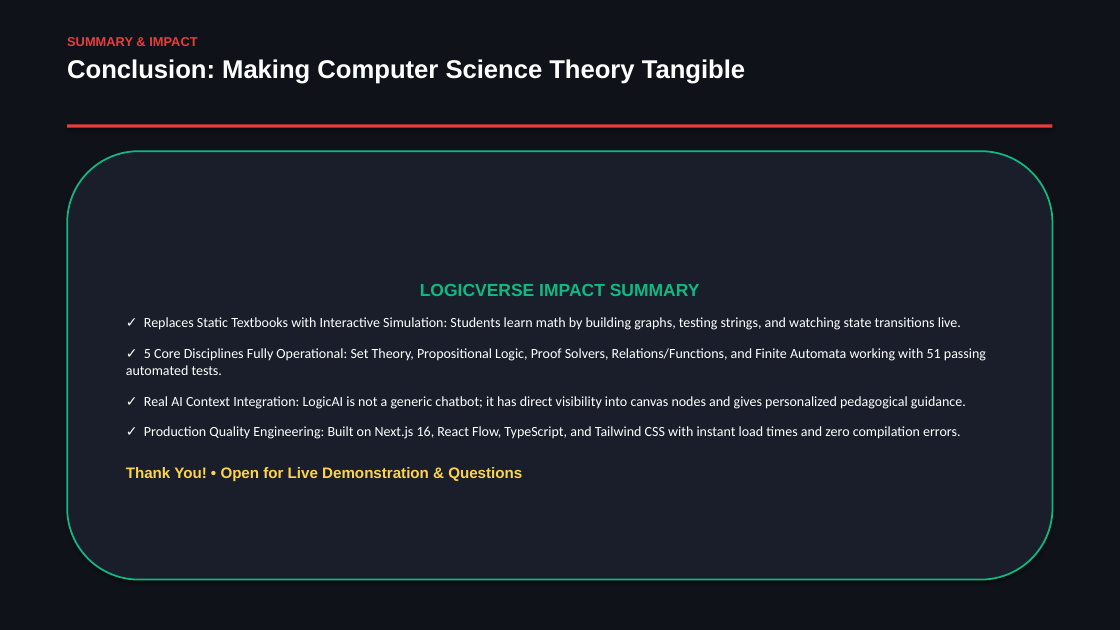
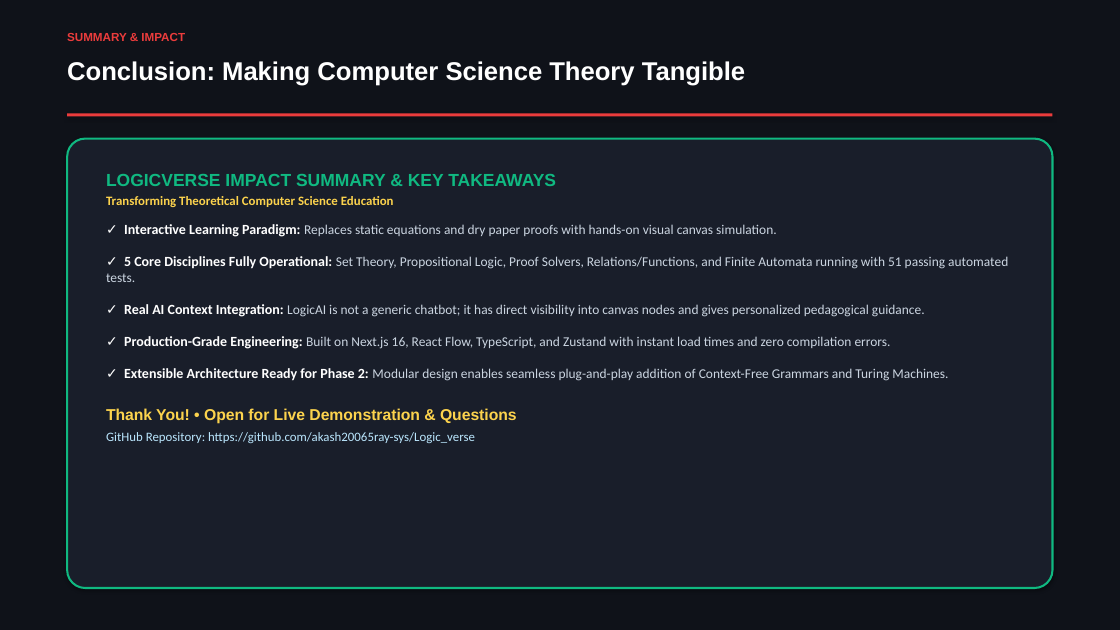
Before and after one commit to akash20065ray-sys/Logic_verse, a slide deck: slide 13 of LogicVerse_Presentation_Without_Names.pptx. Drawn at 1120x630 pixels with LibreOffice and Linux fonts; fonts in the diff are those of the drawing. Boxes give left, top, right and bottom in pixels: in the first picture for what was removed or moved away, otherwise in the second. Text is boxed around its words. In the diff, an @@ line names an element or a change of style, - is before the commit and + after.

```diff
--- a/LogicVerse_Presentation_Without_Names.pptx
+++ b/LogicVerse_Presentation_Without_Names.pptx
@@ text at (x1=67, y1=37, x2=197, y2=46): paragraph removed @@
-SUMMARY & IMPACT
@@ text "Conclusion: Making Computer Science Theory ..." moved from (x1=67, y1=37, x2=745, y2=84) to (x1=67, y1=61, x2=745, y2=86) @@
@@ text "Conclusion: Making Computer Science Theory ..." at (x1=67, y1=61, x2=745, y2=86): less space between paragraphs @@
@@ text added at (x1=67, y1=33, x2=185, y2=41), 10 pt, text #EB3C3C, bold @@
+SUMMARY & IMPACT
@@ rectangle moved from (x1=67, y1=124, x2=1053, y2=128) to (x1=67, y1=113, x2=1053, y2=117) @@
@@ rounded rectangle "LOGICVERSE IMPACT SUMMARY & KEY ..." resized from (x1=67, y1=151, x2=1053, y2=580) to (x1=67, y1=139, x2=1053, y2=588) @@
@@ rounded rectangle "LOGICVERSE IMPACT SUMMARY & KEY ..." at (x1=67, y1=139, x2=1053, y2=588): vertical alignment middle to top; outline #10B981 1.5 pt to #10B981 1.75 pt; proportions changed @@
@@ text in rounded rectangle at (x1=106, y1=174, x2=1008, y2=282): text changed; size 12 to 11.5 pt; text colour #FFFFFF to #CBD5E1 @@
-LOGICVERSE IMPACT SUMMARY
-✓ Replaces Static Textbooks with Interactive Simulation: Students learn math by building graphs, testing strings, and watching state transitions live.
-✓ 5 Core Disciplines Fully Operational: Set Theory, Propositional Logic, Proof Solvers, Relations/Functions, and Finite Automata working with 51 passing automated tests.
+LOGICVERSE IMPACT SUMMARY & KEY TAKEAWAYS
+Transforming Theoretical Computer Science Education
+✓ Interactive Learning Paradigm: Replaces static equations and dry paper proofs with hands-on visual canvas simulation.
+✓ 5 Core Disciplines Fully Operational: Set Theory, Propositional Logic, Proof Solvers, Relations/Functions, and Finite Automata running with 51 passing automated tests.
@@ text in rounded rectangle at (x1=106, y1=304, x2=925, y2=424): size 12 to 11.5 pt, text colour #FFFFFF to #CBD5E1 in "LogicAI is not a generic chatbot; it ..."; bold on in "✓ Real AI Context Integration:"; size 13 to 13.5 pt in "Thank You! • Open for Live Demonstration ..."; more space between paragraphs; less space between paragraphs @@
@@ text in rounded rectangle at (x1=124, y1=336, x2=948, y2=381): text changed; size 12 to 11.5 pt; text colour #FFFFFF to #CBD5E1 @@
-✓ Production Quality Engineering: Built on Next.js 16, React Flow, TypeScript, and Tailwind CSS with instant load times and zero compilation errors.
+✓ Production-Grade Engineering: Built on Next.js 16, React Flow, TypeScript, and Zustand with instant load times and zero compilation errors.
+✓ Extensible Architecture Ready for Phase 2: Modular design enables seamless plug-and-play addition of Context-Free Grammars and Turing Machines.
@@ text in rounded rectangle at (x1=106, y1=432, x2=475, y2=443): paragraph added @@
+GitHub Repository: https://github.com/akash20065ray-sys/Logic_verse
```
Also in this commit, not shown: 11 other slides changed, 1 slide added, 1 slide removed, 2 other files.
